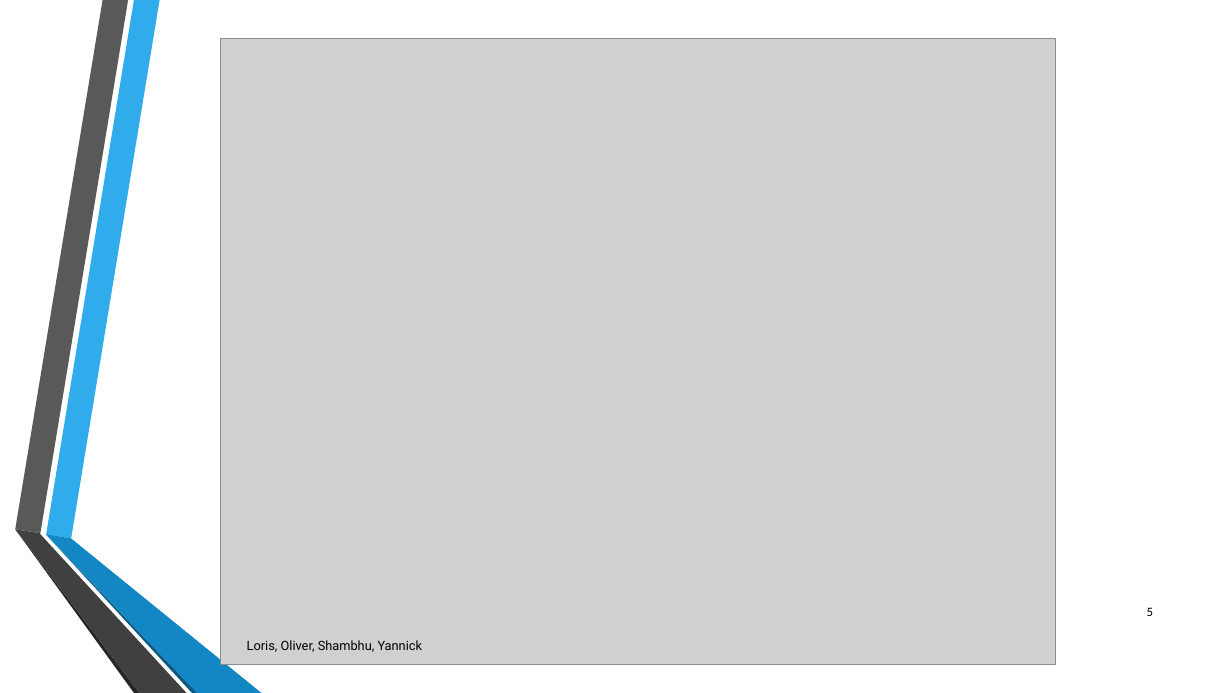
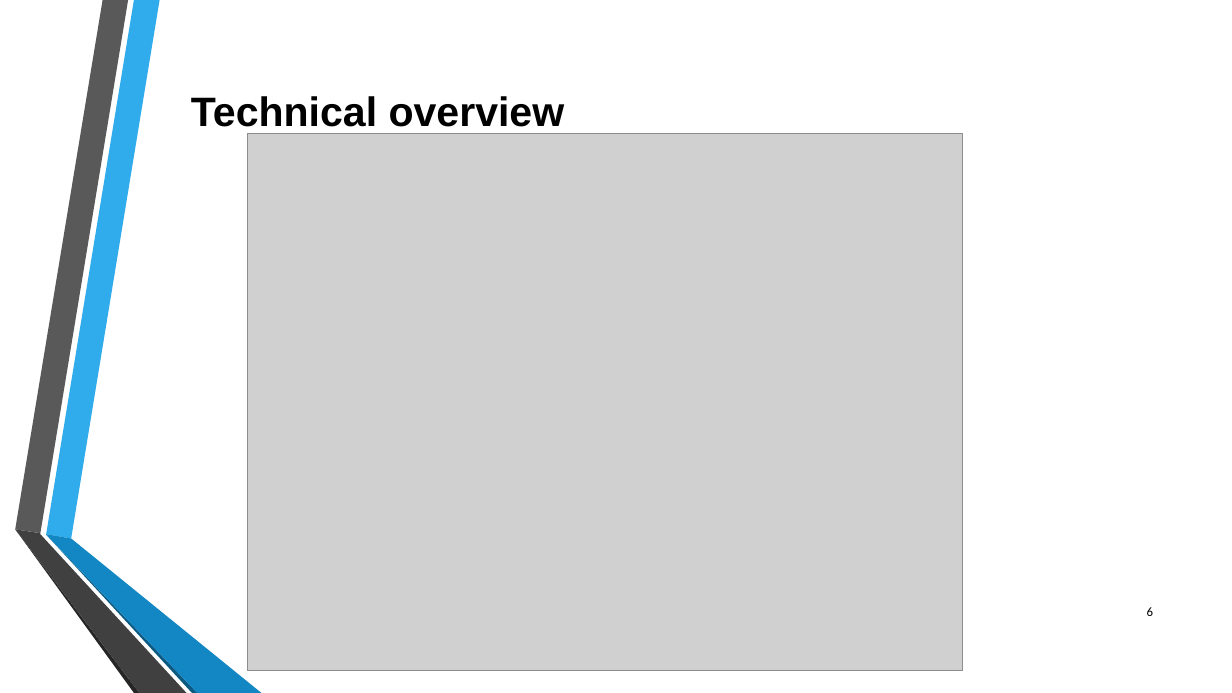
Before and after one commit to DigiBP/digibp-morcote, a slide deck: slide 6 of DBP_Morcote_CC_ClothingCompany.pptx (slide 5 before the commit). Drawn at 1232x693 pixels with LibreOffice and Linux fonts; fonts in the diff are those of the drawing; grey boxes stand for pictures. Boxes give left, top, right and bottom in pixels: in the first picture for what was removed or moved away, otherwise in the second. Text is boxed around its words. In the diff, an @@ line names an element or a change of style, - is before the commit and + after.

```diff
--- a/DBP_Morcote_CC_ClothingCompany.pptx
+++ b/DBP_Morcote_CC_ClothingCompany.pptx
@@ title added at [191,96,565,134], 32 pt, text #000000, bold @@
+Technical overview
@@ picture: place and size @@
-picture at [221,39,1055,665]
+picture at [247,134,963,671]
@@ page number at [1147,607,1153,616]: text changed @@
-5
+6
@@ text removed at [247,640,423,652] @@
-Loris, Oliver, Shambhu, Yannick
```
Also in this commit, not shown: 4 other slides changed, 3 slides added, 1 slide removed.
